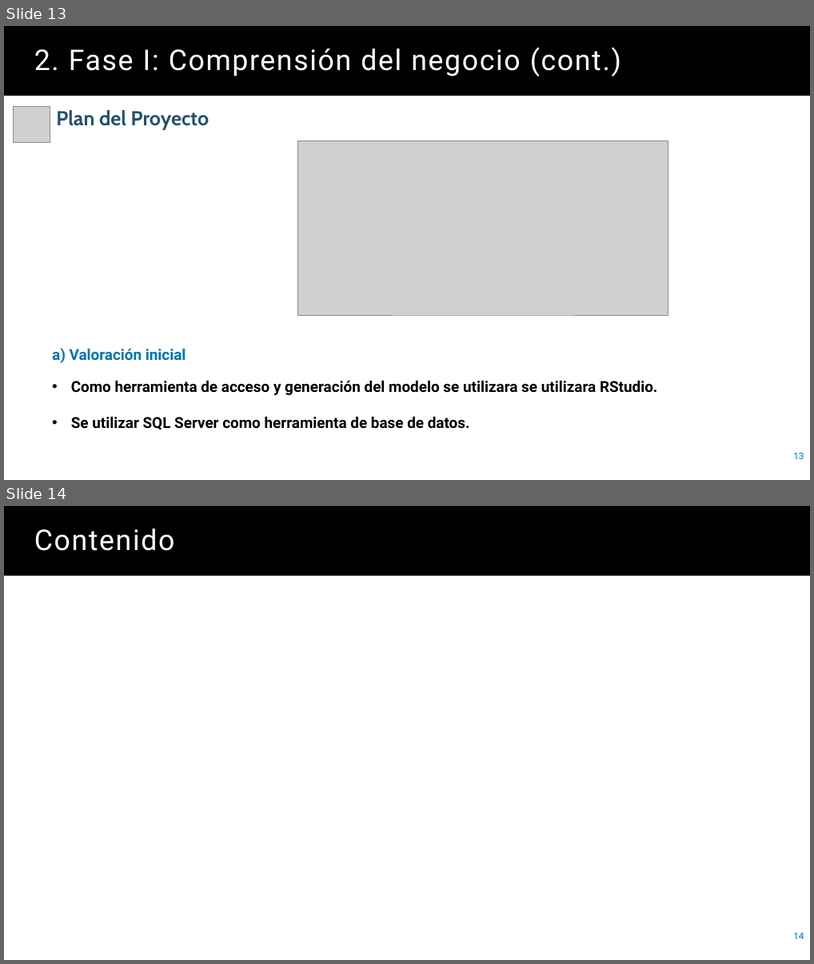
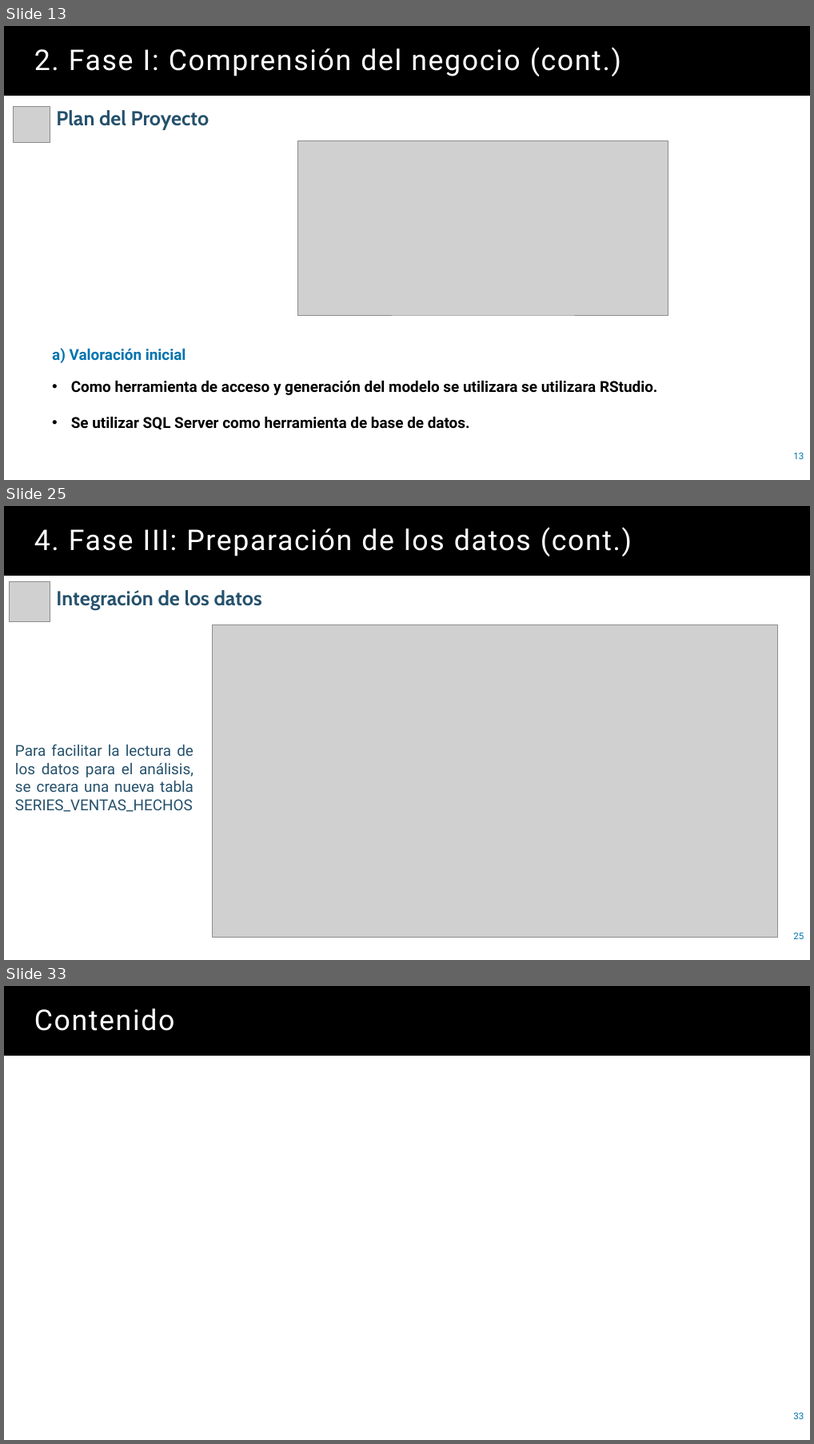
Before and after one commit to juanbo-prueba/leergit, a slide deck: Presentacion.pptx. Shown one above the other, each under a label of ours: slides 13 and 14 before the commit, slides 13, 25 and 33 after it; the slides between them are not shown. The pictures are 814x964 and 814x1444 pixels, drawn with LibreOffice and Linux fonts; fonts in the diff are those of the drawing; grey boxes stand for pictures. Boxes give left, top, right and bottom in pixels: in the first picture for what was removed or moved away, otherwise in the second. Text is boxed around its words. In the diff, an @@ line names an element or a change of style, - is before the commit and + after.

```diff
--- a/Presentacion.pptx
+++ b/Presentacion.pptx
@@ slide 25 added at [4,506,810,960], background #FFFFFF @@
@@ title added at [4,506,810,576], fill #000000, 34 pt, text #FFFFFF @@
+4. Fase III: Preparación de los datos (cont.)
@@ picture added at [10,582,50,621] @@
@@ text added at [56,590,262,611], 24 pt, text #25516C, bold @@
+Integración de los datos
@@ picture added at [213,625,778,936] @@
@@ text added at [15,744,194,812], 18 pt, text #25516C @@
+Para facilitar la lectura de los datos para el análisis, se creara una nueva tabla SERIES_VENTAS_HECHOS
@@ page number added at [794,932,804,939], 11 pt, text #0074AF @@
+25
@@ what was slide 14 is now slide 33 @@
@@ page number at [794,1412,804,1419]: text changed @@
-14
+33
```
Also in this commit, not shown: 18 other slides added.
